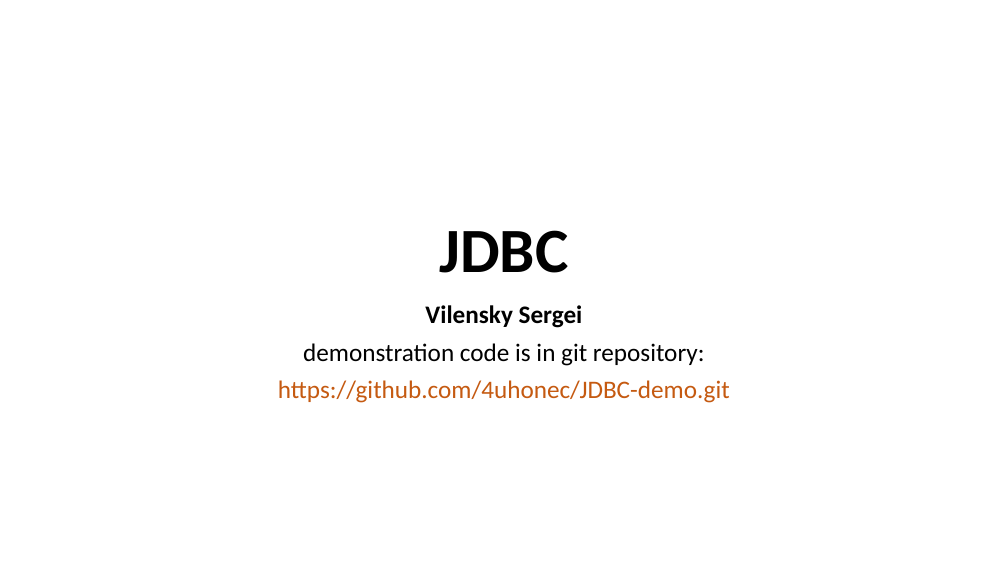
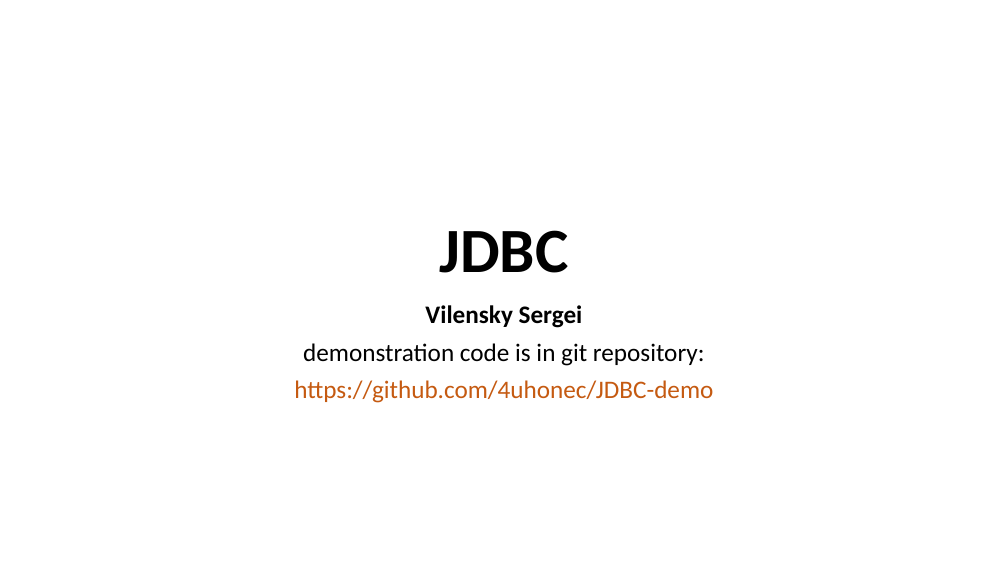
Before and after one commit to 4uhonec/JDBC-demo, a slide deck: slide 1 of JDBC.pptx. Drawn at 1008x567 pixels with LibreOffice and Linux fonts; fonts in the diff are those of the drawing. Boxes give left, top, right and bottom in pixels: in the first picture for what was removed or moved away, otherwise in the second. Text is boxed around its words. In the diff, an @@ line names an element or a change of style, - is before the commit and + after.

```diff
--- a/JDBC.pptx
+++ b/JDBC.pptx
@@ subtitle at (294, 380, 713, 403): text changed @@
-https://github.com/4uhonec/JDBC-demo.git
+https://github.com/4uhonec/JDBC-demo
```
Also in this commit, not shown: 2 slides added, 1 slide removed.
